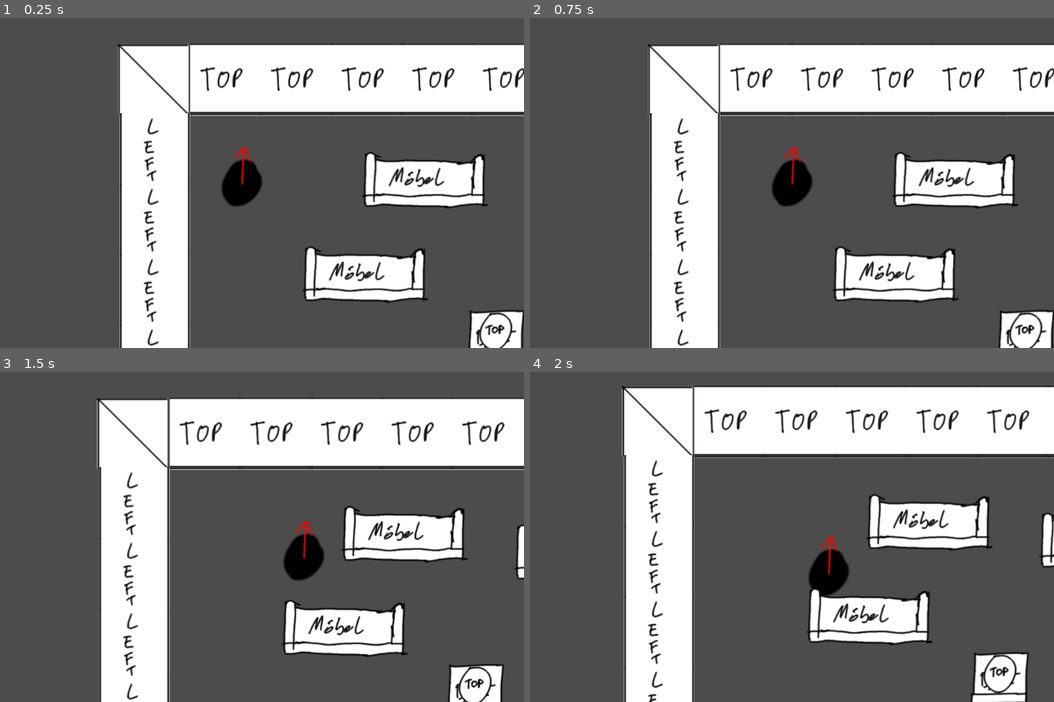
Above: before the commit, frames 1-4 (two rows, left to right).
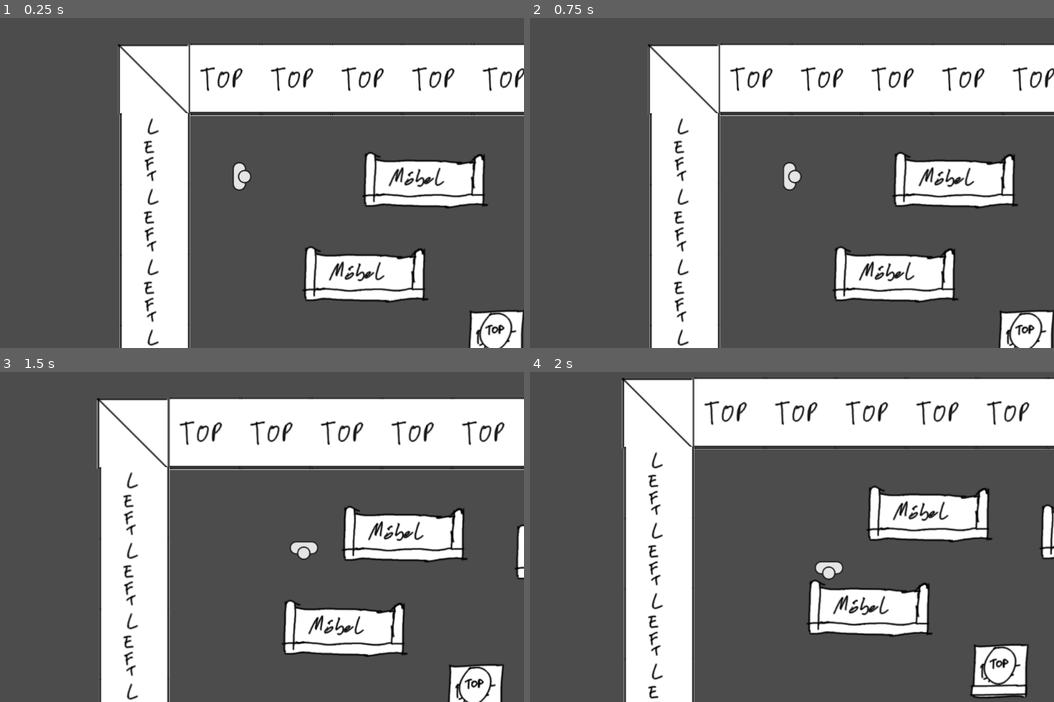
Above: after the commit, the same moments.

Repository: gingergenius/Spotify1962
Game: Godot game, scene res://scenes/StefanTestScene.tscn
Same seed, same stepped clock (60 frames per second), same inputs: the game is played once before the commit and once after it.
Inputs (mouse positions are in pixels of both pictures, inside the frame that each line leads up to):
- Up to frame 1 (0.25 s): no input
- Up to frame 2 (0.75 s): tap Enter at 0.5 s; move the mouse to (896, 166) at 0.52 s; hold D (player_right) from 0.53 s (still down); hold Space (player_pull) from 0.53 s (still down); click (896, 166) at 0.67 s
- Up to frame 3 (1.5 s): move the mouse to (131, 553) at 1.27 s; release D (player_right) at 1.28 s; release Space (player_pull) at 1.28 s; hold S (player_down) from 1.28 s (still down); tap Space (player_pull) at 1.35 s
- Up to frame 4 (2 s): keep holding S (player_down)

The runs differ from the first frame. In frame 1, 0.9% of the frame differs, in the area x 42-50%, y 38-58%; in frame 2, 0.9%; in frame 3, 0.9%; in frame 4, 15%, in the area x 17-100%, y 1-100%.

Commit message:
Integrate player rotation into player script

Diff:
--- a/scenes/StefanTestScene.tscn
+++ b/scenes/StefanTestScene.tscn
@@ -1,7 +1,7 @@
 [gd_scene load_steps=24 format=2]
 
 [ext_resource path="res://scripts/player.gd" type="Script" id=1]
-[ext_resource path="res://images/player_prototype.png" type="Texture" id=2]
+[ext_resource path="res://objects/player.png" type="Texture" id=2]
 [ext_resource path="res://objects/movable_funiture.tscn" type="PackedScene" id=3]
 [ext_resource path="res://objects/rotatable_furniture.tscn" type="PackedScene" id=4]
 [ext_resource path="res://objects/movable_rotatable_chair.tscn" type="PackedScene" id=5]
@@ -19,7 +19,7 @@
 [sub_resource type="CircleShape2D" id=1]
 
 custom_solver_bias = 0.0
-radius = 34.0
+radius = 28.9802
 
 [sub_resource type="RectangleShape2D" id=2]
 
@@ -112,7 +112,7 @@
 editor_draw_drag_margin = false
 _sections_unfolded = [ "Limit", "Smoothing" ]
 
-[node name="player_prototype" type="Sprite" parent="player" index="1"]
+[node name="sprite" type="Sprite" parent="player" index="1"]
 
 scale = Vector2( 0.999999, 0.999999 )
 texture = ExtResource( 2 )
@@ -120,8 +120,6 @@
 
 [node name="CollisionShape2D2" type="CollisionShape2D" parent="player" index="2"]
 
-position = Vector2( -1.88339, 11.3759 )
-scale = Vector2( 1.10773, 1.10773 )
 shape = SubResource( 1 )
 _sections_unfolded = [ "Transform" ]
 
@@ -290,6 +288,7 @@
 
 [node name="wall_right" type="StaticBody2D" parent="walls" index="6"]
 
+editor/display_folded = true
 position = Vector2( 1167.83, 185.982 )
 input_pickable = false
 collision_layer = 1
@@ -362,7 +361,6 @@
 texture = ExtResource( 14 )
 region_enabled = true
 region_rect = Rect2( 0, 0, 1006.37, 123.307 )
-script = ExtResource( 10 )
 _sections_unfolded = [ "Animation", "Offset", "Region" ]
 
 [node name="doors" type="Node2D" parent="." index="4"]
--- a/scripts/player.gd
+++ b/scripts/player.gd
@@ -1,10 +1,44 @@
 extends RigidBody2D
 
-# class member variables go here, for example:
-# var a = 2
-# var b = "textvar"
 const WALK_SPEED = 200
 var velocity = Vector2()
+
+var angle_vel = 6 * 3.141592
+var target_angle = 0.0
+
+onready var sprite = get_node("sprite")
+
+
+func step_and_wrap_rotation (delta):
+	var rotation = sprite.rotation
+	var rot_delta = target_angle - rotation
+	print("rotation:", rotation)
+	print(rot_delta)
+
+	if rot_delta < -PI:
+		target_angle = target_angle + 2 * PI
+		rot_delta = rot_delta + 2 * PI
+	elif rot_delta > PI:
+		target_angle = target_angle - 2 * PI
+		rot_delta = rot_delta - 2 * PI
+
+	var rot_direction = sign(rot_delta)
+	var angle_min = rotation
+	var angle_max = target_angle
+	if rot_direction < 0.0:
+		angle_min = target_angle
+		angle_max = rotation
+
+	rotation = max(angle_min,
+		min(angle_max, rotation + rot_direction * angle_vel * delta)
+	)
+
+	if rotation > 2 * PI:
+		rotation -= 2 * PI
+	if rotation < -2 * PI:
+		rotation += 2 * PI
+
+	sprite.rotation = rotation
 
 
 func _ready():
@@ -28,3 +62,8 @@
 		velocity.y = 0
 
 	set_linear_velocity(velocity)
+
+	# Step rotation
+	if velocity.length_squared() > 0.0001:
+		target_angle = velocity.angle()
+	step_and_wrap_rotation(delta)
